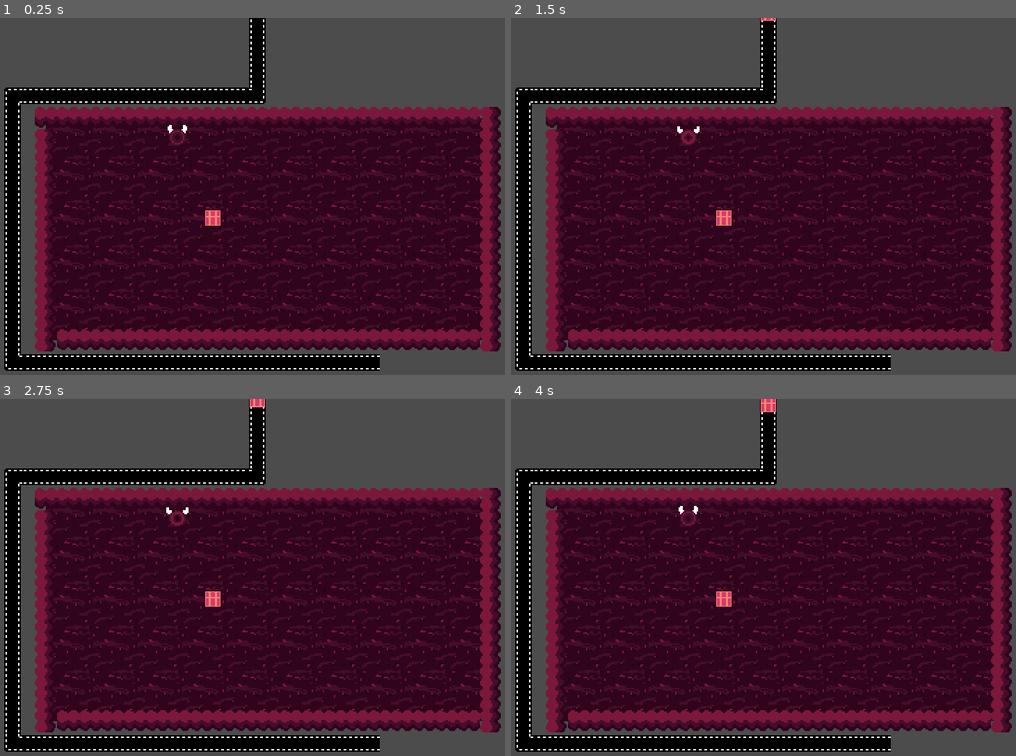
Above: before the commit, frames 1-4 (two rows, left to right).
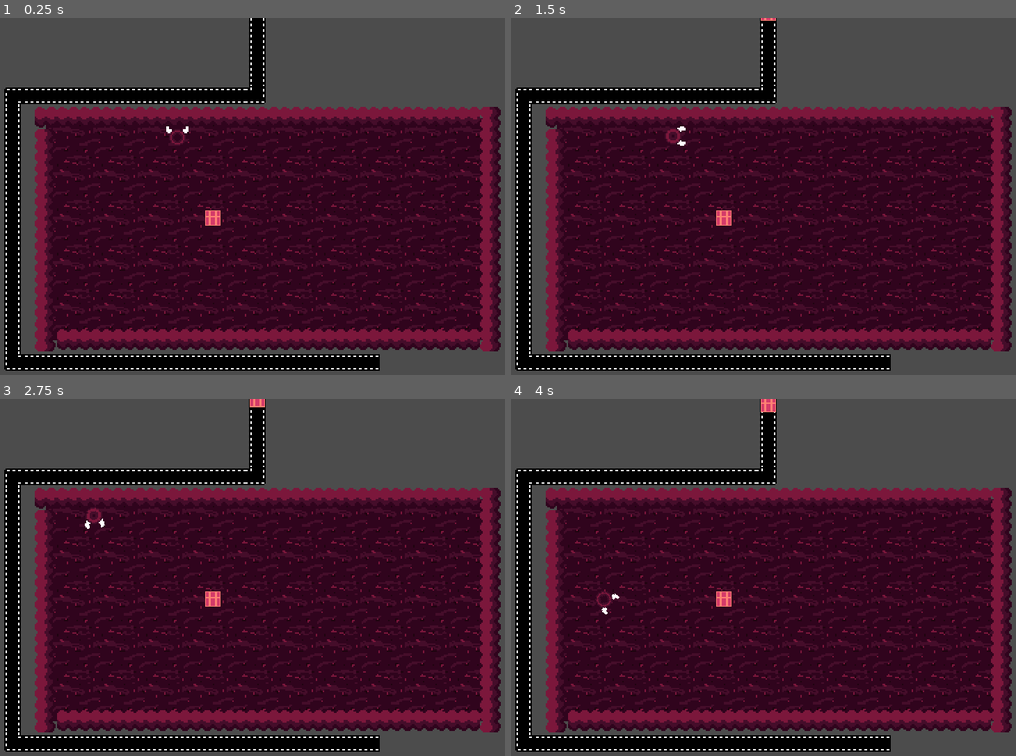
Above: after the commit, the same moments.

Repository: Flipez/arnold
Game: Godot game, scene res://Scenes/MainLevel.tscn
Two runs of this game, one before a commit and one after it. Both use one fixed random seed, a clock stepped at 60 frames per second and the inputs below.
Inputs:
- Up to frame 1 (0.25 s): no input
- Up to frame 2 (1.5 s): hold Right (ui_right) 0.53-1.28 s; tap Space (ui_select) at 0.77 s; tap Enter at 1.25 s; hold Down (ui_down) from 1.28 s (still down)
- Up to frame 3 (2.75 s): tap Space (ui_select) at 1.52 s; release Down (ui_down) at 2.03 s; hold Right (ui_right) from 2.03 s (still down)
- Up to frame 4 (4 s): release Right (ui_right) at 2.78 s; hold Up (ui_up) 2.78-3.53 s; tap Space (ui_select) at 3.02, 3.77 s; hold Left (ui_left) from 3.53 s (still down)

The runs differ from the first frame. In frame 1, 0.8% of the frame differs, in the area x 1-76%, y 0-99%; in frame 2, 0.9%; in frame 3, 0.9%, in the area x 1-76%, y 2-99%; in frame 4, 0.9%.
Error before the commit: Parse Error: The method "set_animation" isn't declared in the current class. (res://Scenes/Player.gd:26)

Commit message:
fix merge

Diff:
--- a/Scenes/MainLevel.tscn
+++ b/Scenes/MainLevel.tscn
@@ -147,105 +147,94 @@
 [node name="AnimatedSprite" type="AnimatedSprite" parent="Belt"]
 rotation = 1.5708
 frames = SubResource( 7 )
-frame = 1
 playing = true
 
 [node name="AnimatedSprite2" type="AnimatedSprite" parent="Belt"]
 position = Vector2( 0, 16 )
 rotation = 1.5708
 frames = SubResource( 7 )
-frame = 1
 playing = true
 
 [node name="AnimatedSprite3" type="AnimatedSprite" parent="Belt"]
 position = Vector2( 0, 48 )
 rotation = 4.71239
 frames = SubResource( 12 )
-frame = 1
 playing = true
 
 [node name="AnimatedSprite4" type="AnimatedSprite" parent="Belt"]
 position = Vector2( 0, 32 )
 rotation = 1.5708
 frames = SubResource( 7 )
-frame = 1
 playing = true
 
 [node name="AnimatedSprite5" type="AnimatedSprite" parent="Belt"]
 position = Vector2( -16, 48 )
 rotation = 3.14159
 frames = SubResource( 7 )
-frame = 1
 playing = true
 
 [node name="AnimatedSprite6" type="AnimatedSprite" parent="Belt"]
 position = Vector2( -32, 48 )
 rotation = 3.14159
 frames = SubResource( 7 )
-frame = 1
 playing = true
 
 [node name="AnimatedSprite7" type="AnimatedSprite" parent="Belt"]
 position = Vector2( -48, 48 )
 rotation = 3.14159
 frames = SubResource( 7 )
-frame = 1
 playing = true
 
 [node name="AnimatedSprite8" type="AnimatedSprite" parent="Belt"]
 position = Vector2( -64, 48 )
 rotation = 3.14159
 frames = SubResource( 7 )
-frame = 1
 playing = true
 
 [node name="AnimatedSprite9" type="AnimatedSprite" parent="Belt"]
 position = Vector2( -80, 48 )
 rotation = 3.14159
 frames = SubResource( 7 )
-frame = 1
 playing = true
 
 [node name="AnimatedSprite10" type="AnimatedSprite" parent="Belt"]
 position = Vector2( -96, 48 )
 rotation = 3.14159
 frames = SubResource( 7 )
-frame = 1
 playing = true
 
 [node name="AnimatedSprite11" type="AnimatedSprite" parent="Belt"]
 position = Vector2( -112, 48 )
 rotation = 3.14159
 frames = SubResource( 7 )
-frame = 1
 playing = true
 
 [node name="AnimatedSprite12" type="AnimatedSprite" parent="Belt"]
 position = Vector2( -128, 48 )
 rotation = 3.14159
 frames = SubResource( 7 )
-frame = 2
+frame = 1
 playing = true
 
 [node name="AnimatedSprite13" type="AnimatedSprite" parent="Belt"]
 position = Vector2( -144, 48 )
 rotation = 3.14159
 frames = SubResource( 7 )
-frame = 2
+frame = 1
 playing = true
 
 [node name="AnimatedSprite14" type="AnimatedSprite" parent="Belt"]
 position = Vector2( -160, 48 )
 rotation = 3.14159
 frames = SubResource( 7 )
-frame = 2
+frame = 1
 playing = true
 
 [node name="AnimatedSprite15" type="AnimatedSprite" parent="Belt"]
 position = Vector2( -176, 48 )
 rotation = 4.71239
 frames = SubResource( 12 )
-frame = 2
+frame = 1
 playing = true
 flip_h = true
 flip_v = true
@@ -254,84 +243,84 @@
 position = Vector2( -176, 64 )
 rotation = 1.5708
 frames = SubResource( 7 )
-frame = 2
+frame = 1
 playing = true
 
 [node name="AnimatedSprite17" type="AnimatedSprite" parent="Belt"]
 position = Vector2( -176, 80 )
 rotation = 1.5708
 frames = SubResource( 7 )
-frame = 2
+frame = 1
 playing = true
 
 [node name="AnimatedSprite18" type="AnimatedSprite" parent="Belt"]
 position = Vector2( -176, 96 )
 rotation = 1.5708
 frames = SubResource( 7 )
-frame = 2
+frame = 1
 playing = true
 
 [node name="AnimatedSprite19" type="AnimatedSprite" parent="Belt"]
 position = Vector2( -176, 112 )
 rotation = 1.5708
 frames = SubResource( 7 )
-frame = 2
+frame = 1
 playing = true
 
 [node name="AnimatedSprite20" type="AnimatedSprite" parent="Belt"]
 position = Vector2( -176, 128 )
 rotation = 1.5708
 frames = SubResource( 7 )
-frame = 2
+frame = 1
 playing = true
 
 [node name="AnimatedSprite21" type="AnimatedSprite" parent="Belt"]
 position = Vector2( -176, 144 )
 rotation = 1.5708
 frames = SubResource( 7 )
-frame = 2
+frame = 1
 playing = true
 
 [node name="AnimatedSprite22" type="AnimatedSprite" parent="Belt"]
 position = Vector2( -176, 160 )
 rotation = 1.5708
 frames = SubResource( 7 )
-frame = 2
+frame = 1
 playing = true
 
 [node name="AnimatedSprite23" type="AnimatedSprite" parent="Belt"]
 position = Vector2( -176, 176 )
 rotation = 1.5708
 frames = SubResource( 7 )
-frame = 2
+frame = 1
 playing = true
 
 [node name="AnimatedSprite24" type="AnimatedSprite" parent="Belt"]
 position = Vector2( -176, 192 )
 rotation = 1.5708
 frames = SubResource( 7 )
-frame = 2
+frame = 1
 playing = true
 
 [node name="AnimatedSprite25" type="AnimatedSprite" parent="Belt"]
 position = Vector2( -176, 208 )
 rotation = 1.5708
 frames = SubResource( 7 )
-frame = 2
+frame = 1
 playing = true
 
 [node name="AnimatedSprite26" type="AnimatedSprite" parent="Belt"]
 position = Vector2( -176, 224 )
 rotation = 1.5708
 frames = SubResource( 7 )
-frame = 2
+frame = 1
 playing = true
 
 [node name="AnimatedSprite27" type="AnimatedSprite" parent="Belt"]
 position = Vector2( -176, 240 )
 rotation = 4.71239
 frames = SubResource( 12 )
-frame = 2
+frame = 1
 playing = true
 flip_v = true
 
@@ -339,7 +328,7 @@
 position = Vector2( -160, 240 )
 rotation = 3.14159
 frames = SubResource( 7 )
-frame = 2
+frame = 1
 playing = true
 flip_h = true
 
@@ -347,7 +336,7 @@
 position = Vector2( -144, 240 )
 rotation = 3.14159
 frames = SubResource( 7 )
-frame = 2
+frame = 1
 playing = true
 flip_h = true
 
@@ -355,7 +344,7 @@
 position = Vector2( -128, 240 )
 rotation = 3.14159
 frames = SubResource( 7 )
-frame = 2
+frame = 1
 playing = true
 flip_h = true
 
@@ -363,7 +352,7 @@
 position = Vector2( -112, 240 )
 rotation = 3.14159
 frames = SubResource( 7 )
-frame = 2
+frame = 1
 playing = true
 flip_h = true
 
@@ -371,7 +360,7 @@
 position = Vector2( -96, 240 )
 rotation = 3.14159
 frames = SubResource( 7 )
-frame = 2
+frame = 1
 playing = true
 flip_h = true
 
@@ -379,7 +368,7 @@
 position = Vector2( -80, 240 )
 rotation = 3.14159
 frames = SubResource( 7 )
-frame = 2
+frame = 1
 playing = true
 flip_h = true
 
@@ -387,7 +376,7 @@
 position = Vector2( -63.9999, 240 )
 rotation = 3.14159
 frames = SubResource( 7 )
-frame = 2
+frame = 1
 playing = true
 flip_h = true
 
@@ -395,7 +384,7 @@
 position = Vector2( -47.9999, 240 )
 rotation = 3.14159
 frames = SubResource( 7 )
-frame = 2
+frame = 1
 playing = true
 flip_h = true
 
@@ -403,7 +392,7 @@
 position = Vector2( -32, 240 )
 rotation = 3.14159
 frames = SubResource( 7 )
-frame = 2
+frame = 1
 playing = true
 flip_h = true
 
@@ -411,7 +400,7 @@
 position = Vector2( -16, 240 )
 rotation = 3.14159
 frames = SubResource( 7 )
-frame = 2
+frame = 1
 playing = true
 flip_h = true
 
@@ -419,7 +408,7 @@
 position = Vector2( 6.10352e-05, 240 )
 rotation = 3.14159
 frames = SubResource( 7 )
-frame = 2
+frame = 1
 playing = true
 flip_h = true
 
@@ -427,7 +416,7 @@
 position = Vector2( 16.0001, 240 )
 rotation = 3.14159
 frames = SubResource( 7 )
-frame = 2
+frame = 1
 playing = true
 flip_h = true
 
@@ -435,7 +424,7 @@
 position = Vector2( 32.0001, 240 )
 rotation = 3.14159
 frames = SubResource( 7 )
-frame = 2
+frame = 1
 playing = true
 flip_h = true
 
@@ -443,7 +432,7 @@
 position = Vector2( 48.0001, 240 )
 rotation = 3.14159
 frames = SubResource( 7 )
-frame = 2
+frame = 1
 playing = true
 flip_h = true
 
@@ -451,7 +440,7 @@
 position = Vector2( 64.0001, 240 )
 rotation = 3.14159
 frames = SubResource( 7 )
-frame = 2
+frame = 1
 playing = true
 flip_h = true
 
@@ -459,7 +448,7 @@
 position = Vector2( 80.0001, 240 )
 rotation = 3.14159
 frames = SubResource( 7 )
-frame = 2
+frame = 1
 playing = true
 flip_h = true
 
--- a/Scenes/Player.gd
+++ b/Scenes/Player.gd
@@ -74,6 +74,12 @@
 func invisible():
   $Sprite.hide()
 
+func set_animation():
+  if is_holding_crate:
+    $AnimatedSprite.play("holding")
+  else:
+    $AnimatedSprite.play("default")
+
 func _on_InteractionTimer_timeout():
   state = MOVE
   interactionArea.disabled = true
--- a/Scenes/Player.tscn
+++ b/Scenes/Player.tscn
@@ -76,14 +76,14 @@
 
 [node name="AnimatedSprite" type="AnimatedSprite" parent="."]
 position = Vector2( -58.2486, 21.9982 )
-frames = SubResource( 9 )
-frame = 5
+frames = SubResource( 13 )
+frame = 4
 playing = true
 offset = Vector2( 58.2486, -21.9982 )
 
 [node name="CollisionShape2D" type="CollisionShape2D" parent="."]
 position = Vector2( 0.0398848, 0.178554 )
-shape = SubResource( 10 )
+shape = SubResource( 14 )
 
 [node name="InteractionArea" type="Area2D" parent="."]
 position = Vector2( 7, -5.319 )
Not shown: 2 places in Scenes/Player.tscn that only renumber resources
